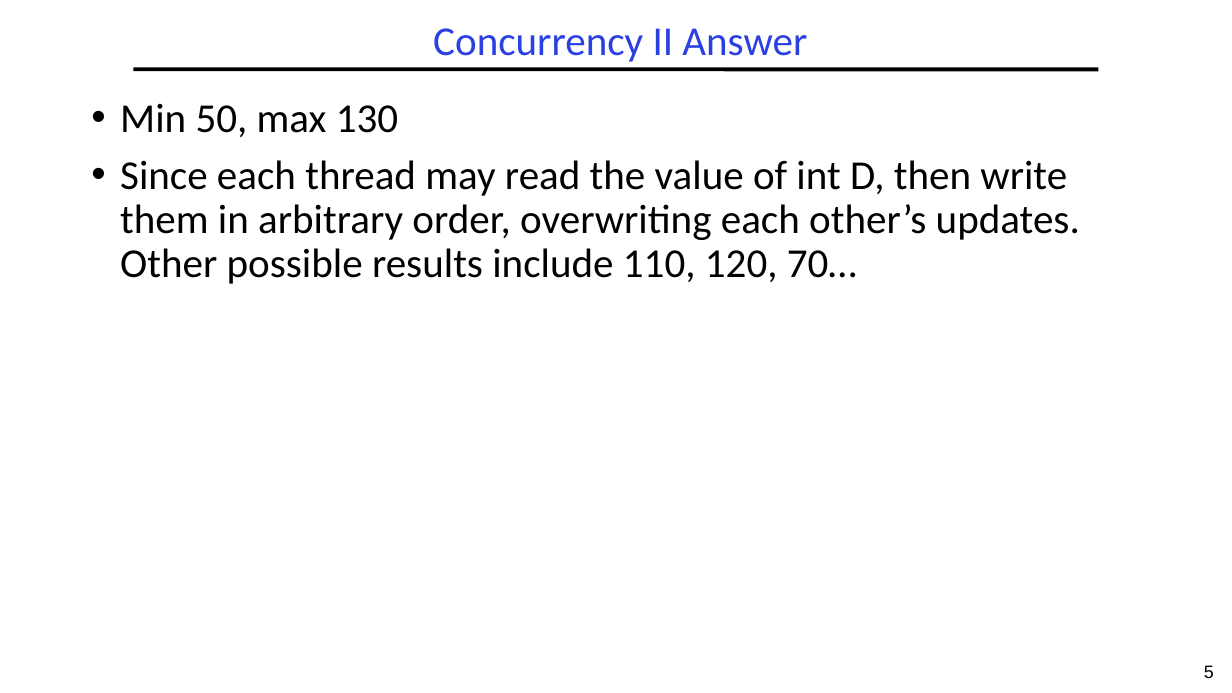
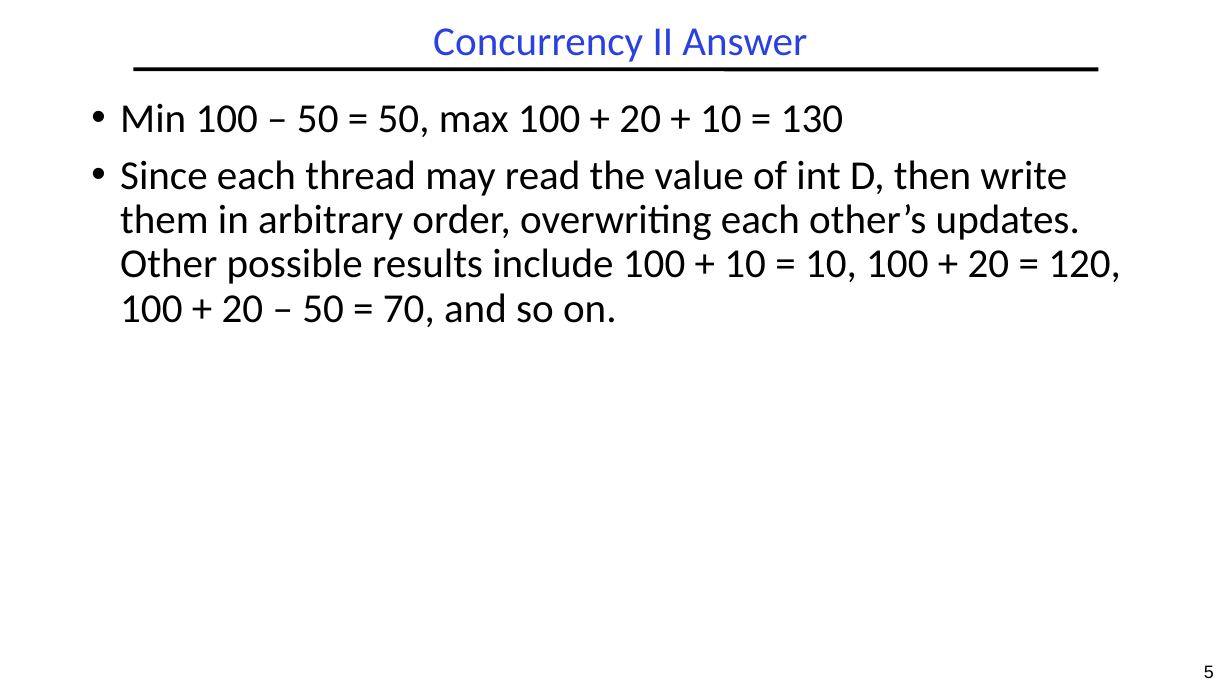
Before and after one commit to guhofstra/CSC256Fa25, a slide deck: slide 5 of PPTs/L3-Exercises ANS.pptx. Drawn at 1232x693 pixels with LibreOffice and Linux fonts; fonts in the diff are those of the drawing. Boxes give left, top, right and bottom in pixels: in the first picture for what was removed or moved away, otherwise in the second. Text is boxed around its words. In the diff, an @@ line names an element or a change of style, - is before the commit and + after.

```diff
--- a/PPTs/L3-Exercises ANS.pptx
+++ b/PPTs/L3-Exercises ANS.pptx
@@ text at (x1=120, y1=104, x2=1121, y2=327): text changed @@
-• Min 50, max 130
-• Since each thread may read the value of int D, then write them in arbitrary order, overwriting each other’s updates. Other possible results include 110, 120, 70…
+• Min 100 – 50 = 50, max 100 + 20 + 10 = 130
+• Since each thread may read the value of int D, then write them in arbitrary order, overwriting each other’s updates. Other possible results include 100 + 10 = 10, 100 + 20 = 120, 100 + 20 – 50 = 70, and so on.
```
Also in this commit, not shown: 5 other slides changed, 5 other files.
